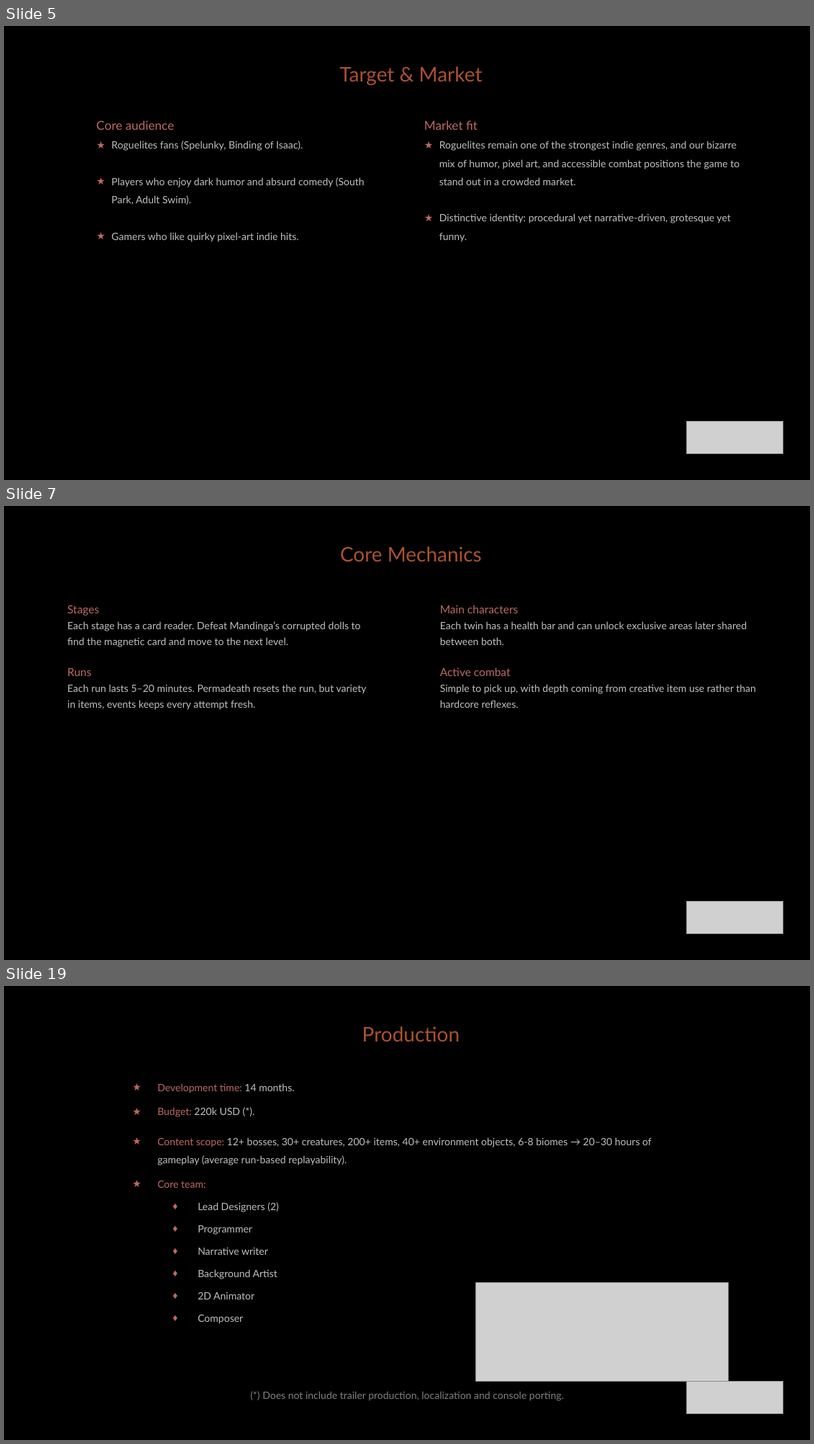
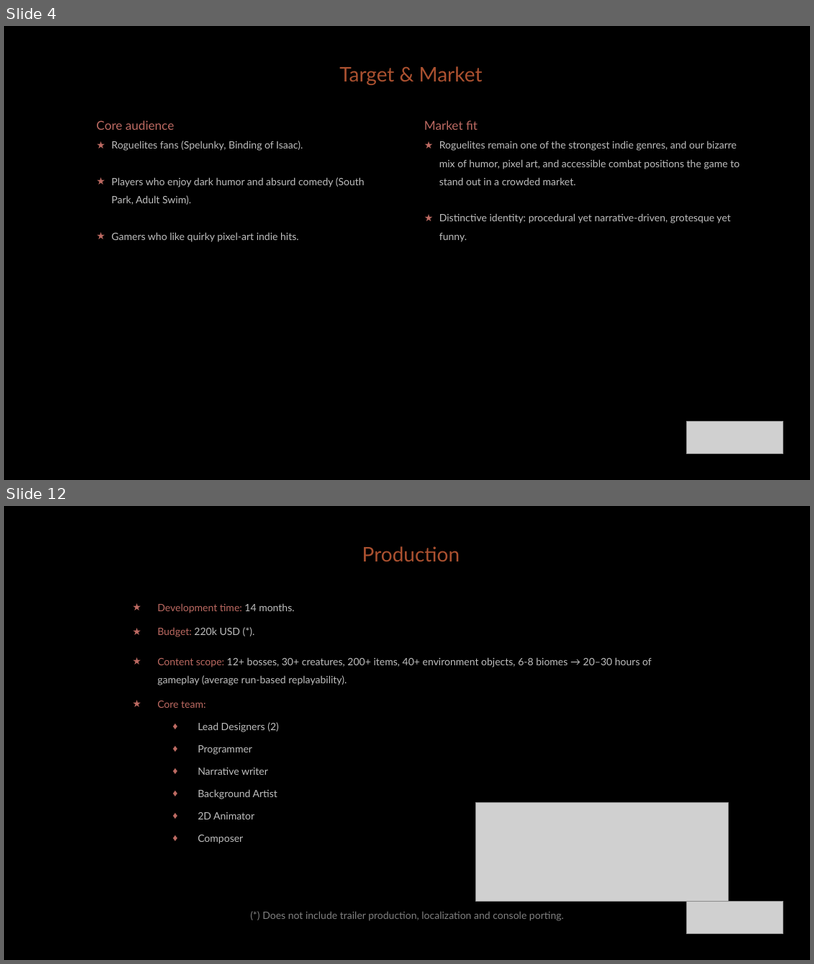
Before and after one commit to diegohcanepa/Remizione, a slide deck: Pitch Deck.pptx. Shown one above the other, each under a label of ours: slides 5, 7 and 19 before the commit, slides 4 and 12 after it; the slides between them are not shown. The pictures are 814x1444 and 814x964 pixels, drawn with LibreOffice and Linux fonts; fonts in the diff are those of the drawing; grey boxes stand for pictures; background and template pictures are left out. Boxes give left, top, right and bottom in pixels: in the first picture for what was removed or moved away, otherwise in the second. Text is boxed around its words. In the diff, an @@ line names an element or a change of style, - is before the commit and + after.

```diff
--- a/Pitch Deck.pptx
+++ b/Pitch Deck.pptx
@@ slide 7 removed at bbox=[4, 506, 810, 960], background picture (left out) @@
@@ text removed at bbox=[340, 546, 482, 561] @@
-Core Mechanics
@@ subtitle removed at bbox=[67, 605, 367, 710] @@
-Stages
-Each stage has a card reader. Defeat Mandinga’s corrupted dolls to find the magnetic card and move to the next level.
-Runs
-Each run lasts 5–20 minutes. Permadeath resets the run, but variety in items, events keeps every attempt fresh.
@@ text removed at bbox=[440, 605, 756, 694] @@
-Main characters
-Each twin has a health bar and can unlock exclusive areas later shared between both.
-Active combat
-Simple to pick up, with depth coming from creative item use rather than hardcore reflexes.
@@ picture removed at bbox=[687, 901, 784, 934] @@
@@ what was slide 5 is now slide 4 @@
@@ what was slide 19 is now slide 12 @@
```
Also in this commit, not shown: 8 slides changed, 2 slides added, 8 other slides removed, 22 other files.
